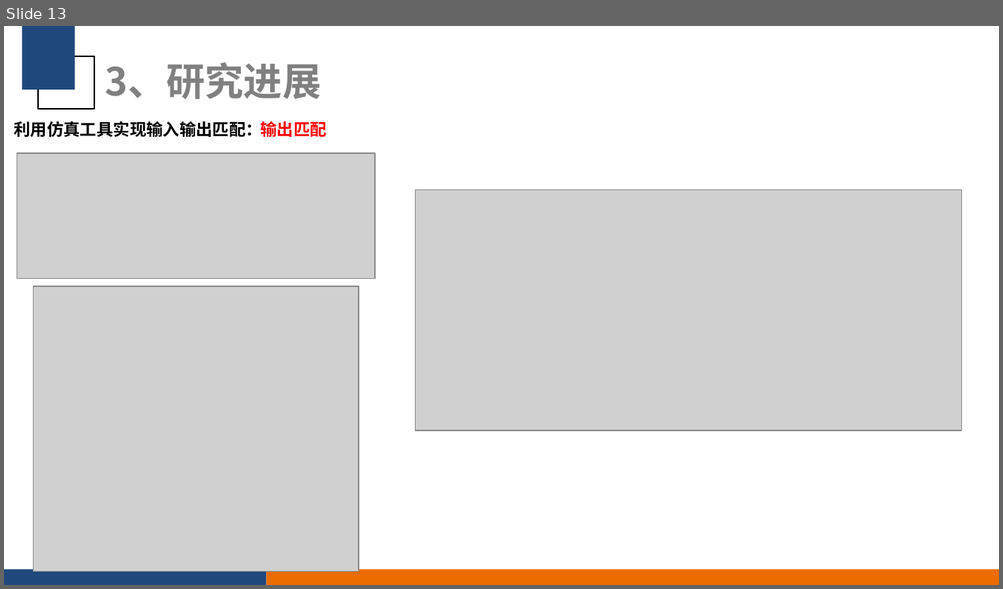
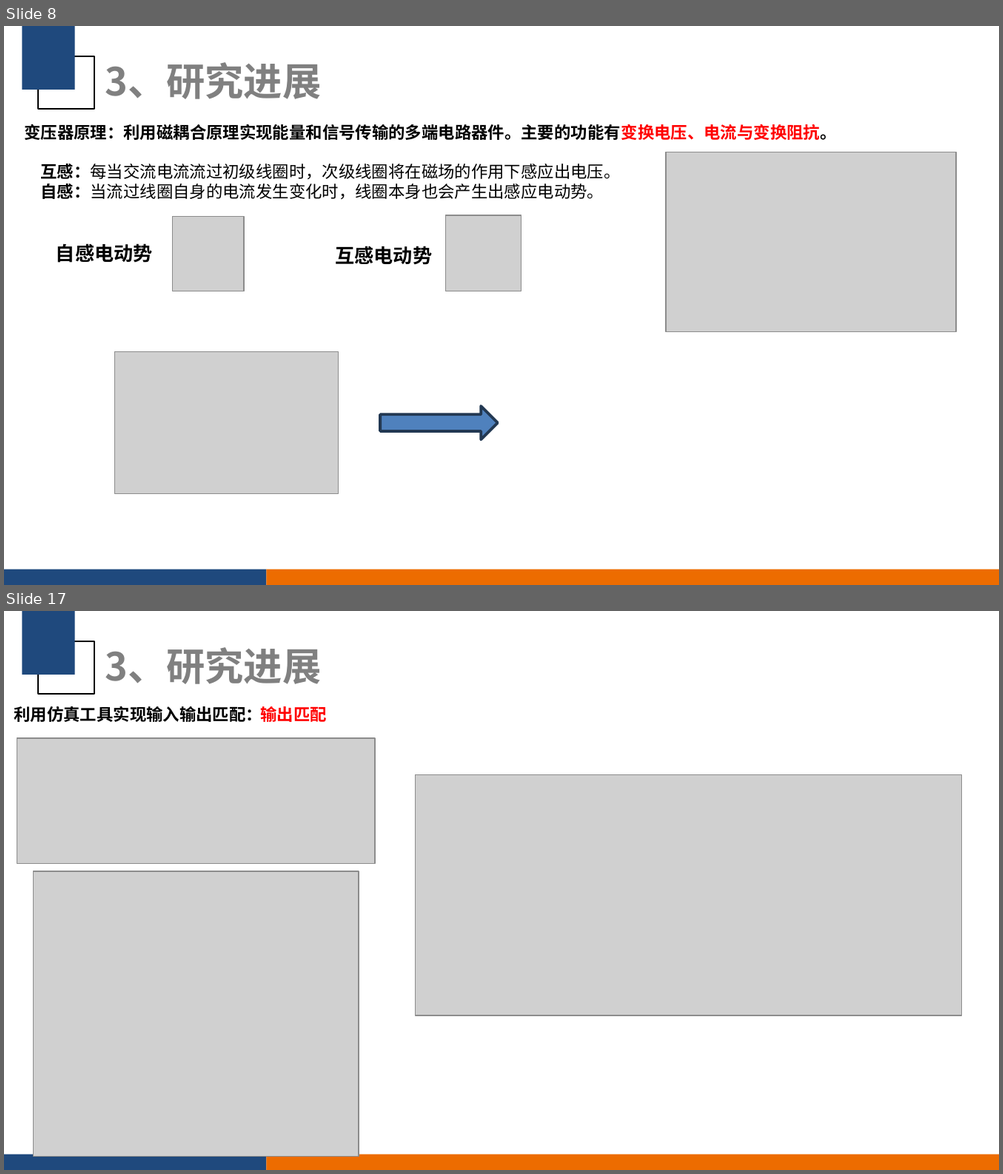
Before and after one commit to CreatorYu/Workfile, a slide deck: 2024_8_21_庾小齐-有源移相器.pptx. Shown one above the other, each under a label of ours: slide 13 before the commit, slides 8 and 17 after it; the slides between them are not shown. The pictures are 1003x589 and 1003x1174 pixels, drawn with LibreOffice and Linux fonts; fonts in the diff are those of the drawing; grey boxes stand for pictures; background and template pictures are left out. Boxes give left, top, right and bottom in pixels: in the first picture for what was removed or moved away, otherwise in the second. Text is boxed around its words. In the diff, an @@ line names an element or a change of style, - is before the commit and + after.

```diff
--- a/2024_8_21_庾小齐-有源移相器.pptx
+++ b/2024_8_21_庾小齐-有源移相器.pptx
@@ slide 8 added at [4, 26, 999, 585], background #FFFFFF; not listed: 4 template elements that a slide beside it also shows @@
@@ title added at [105, 62, 321, 99], 28 pt, text #808080, bold @@
+3、研究进展
@@ text added at [24, 124, 836, 140], 12 pt, text #000000, bold @@
+变压器原理：利用磁耦合原理实现能量和信号传输的多端电路器件。主要的功能有变换电压、电流与变换阻抗。
@@ picture added at [666, 153, 955, 332] @@
@@ text added at [40, 164, 620, 200], 12 pt, text #000000 @@
+互感：每当交流电流流过初级线圈时，次级线圈将在磁场的作用下感应出电压。
+自感：当流过线圈自身的电流发生变化时，线圈本身也会产生出感应电动势。
@@ picture added at [172, 217, 244, 292] @@
@@ picture added at [446, 216, 521, 292] @@
@@ text added at [56, 244, 153, 263], 14 pt, text #000000, bold @@
+自感电动势
@@ text added at [335, 246, 432, 265], 14 pt, text #000000, bold @@
+互感电动势
@@ picture added at [114, 352, 338, 494] @@
@@ right arrow added at [380, 406, 498, 440], fill #4F81BD, outline #233953 2 pt @@
@@ what was slide 13 is now slide 17 @@
```
Also in this commit, not shown: 4 slides changed, 6 other slides added, 3 slides removed.
